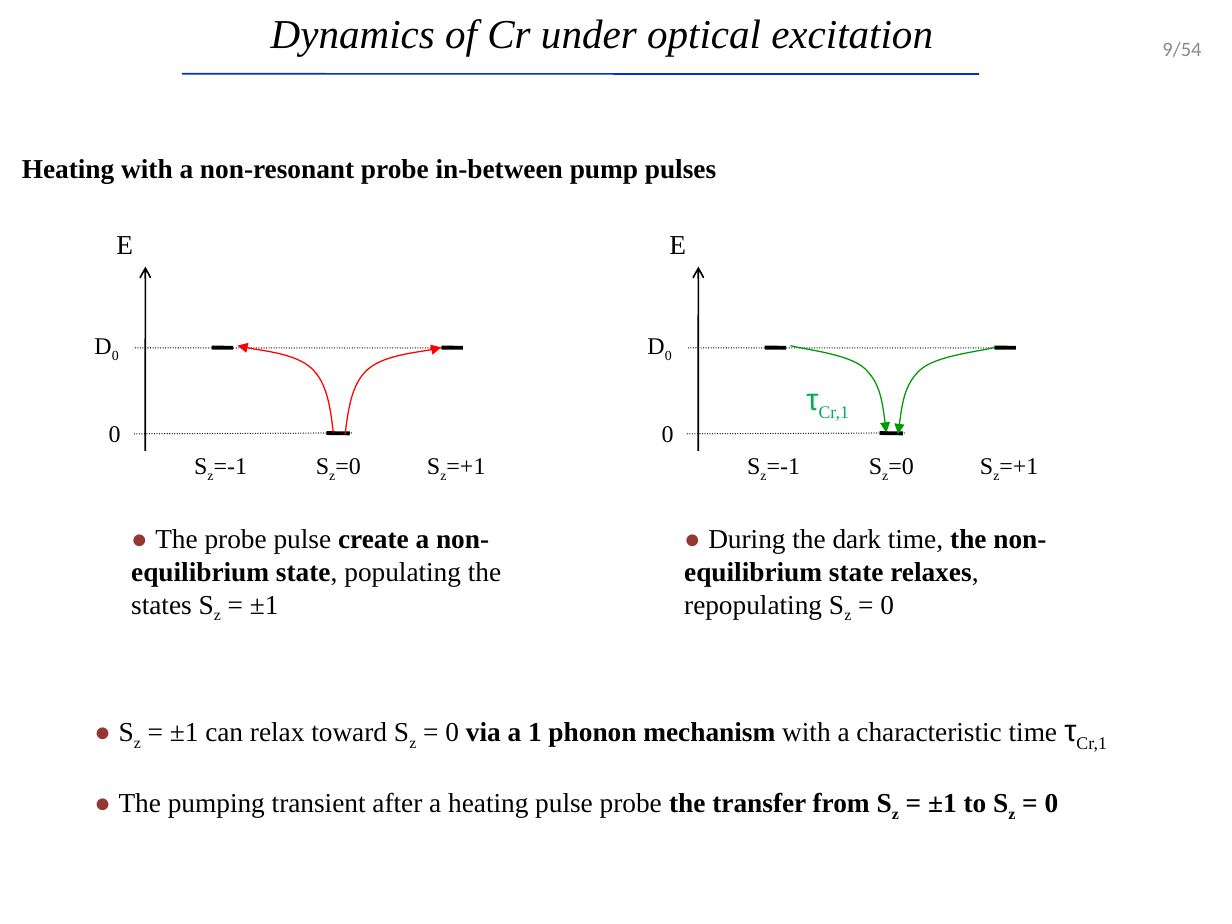
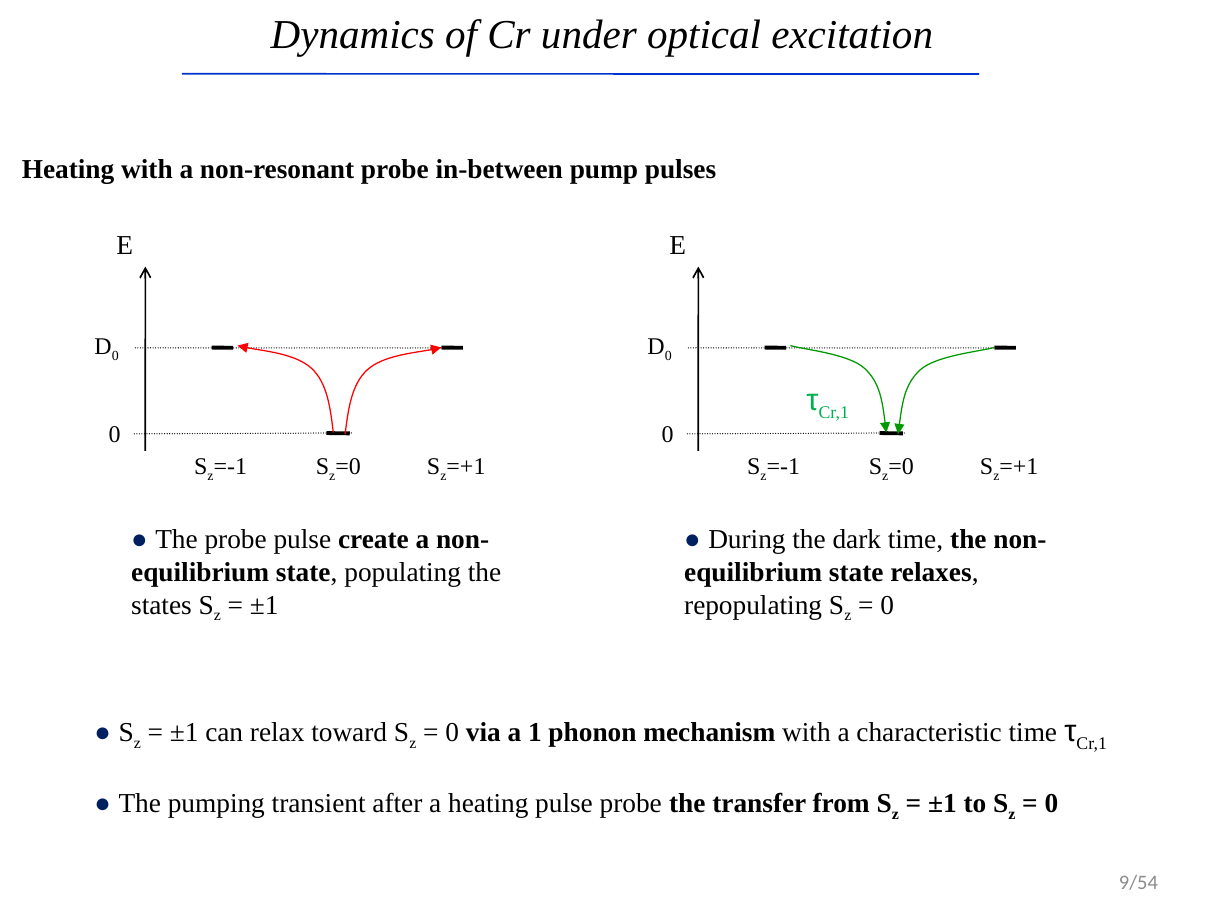
Before and after one commit to audreyazura/PhDThesis, a slide deck: slide 9 of Defense/DefenseLafuente-bonus.pptx. Drawn at 1232x924 pixels with LibreOffice and Linux fonts; fonts in the diff are those of the drawing. Boxes give left, top, right and bottom in pixels: in the first picture for what was removed or moved away, otherwise in the second. Text is boxed around its words. In the diff, an @@ line names an element or a change of style, - is before the commit and + after.

```diff
--- a/Defense/DefenseLafuente-bonus.pptx
+++ b/Defense/DefenseLafuente-bonus.pptx
@@ text "● The probe pulse create ..." at (131,529,501,615): text colour #953735 to #002060 in "●" @@
@@ text "● During the dark time, ..." at (684,529,1046,619): text colour #953735 to #002060 in "●" @@
@@ text "● Sz = ±1 can ..." at (119,722,1106,817): text colour #953735 to #002060 in "●", "●" @@
@@ page number: place and size @@
-page number at (1162,42,1201,57)
+page number at (1119,875,1158,890)
```
Also in this commit, not shown: 9 other slides changed, 6 other files.
